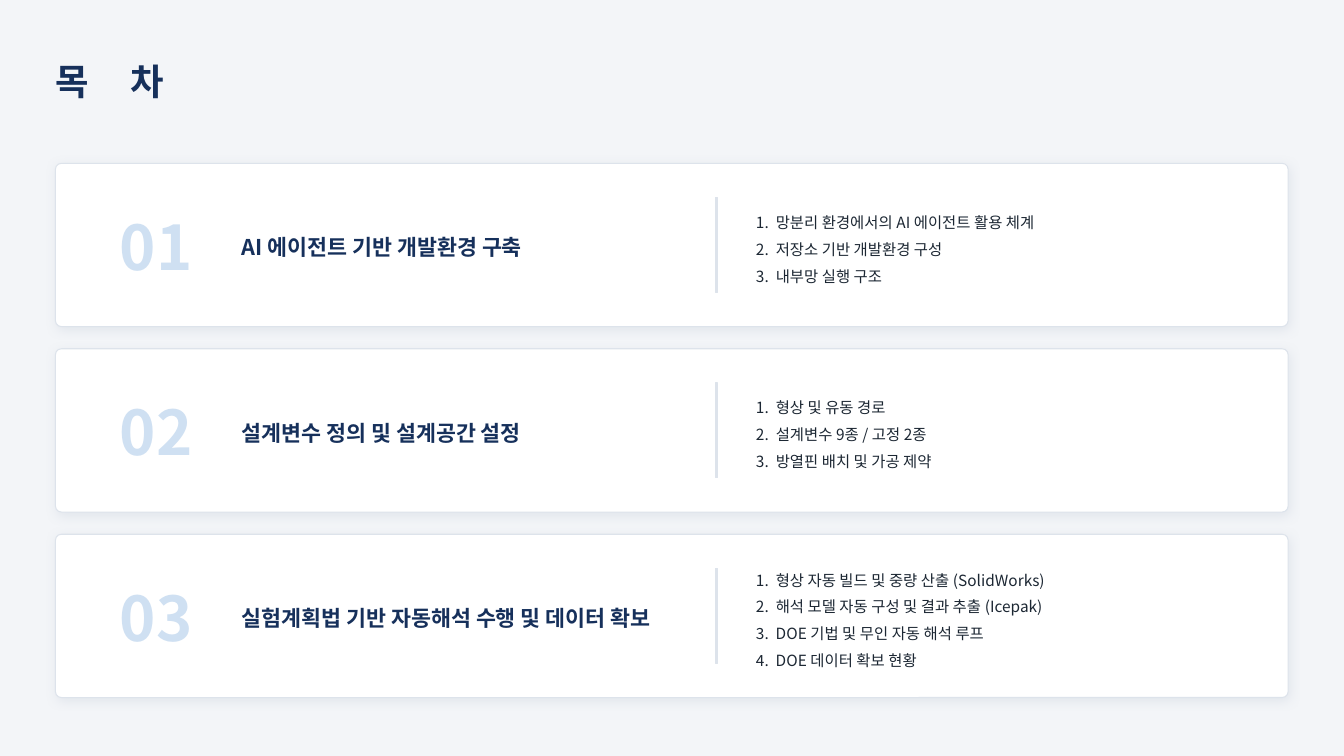
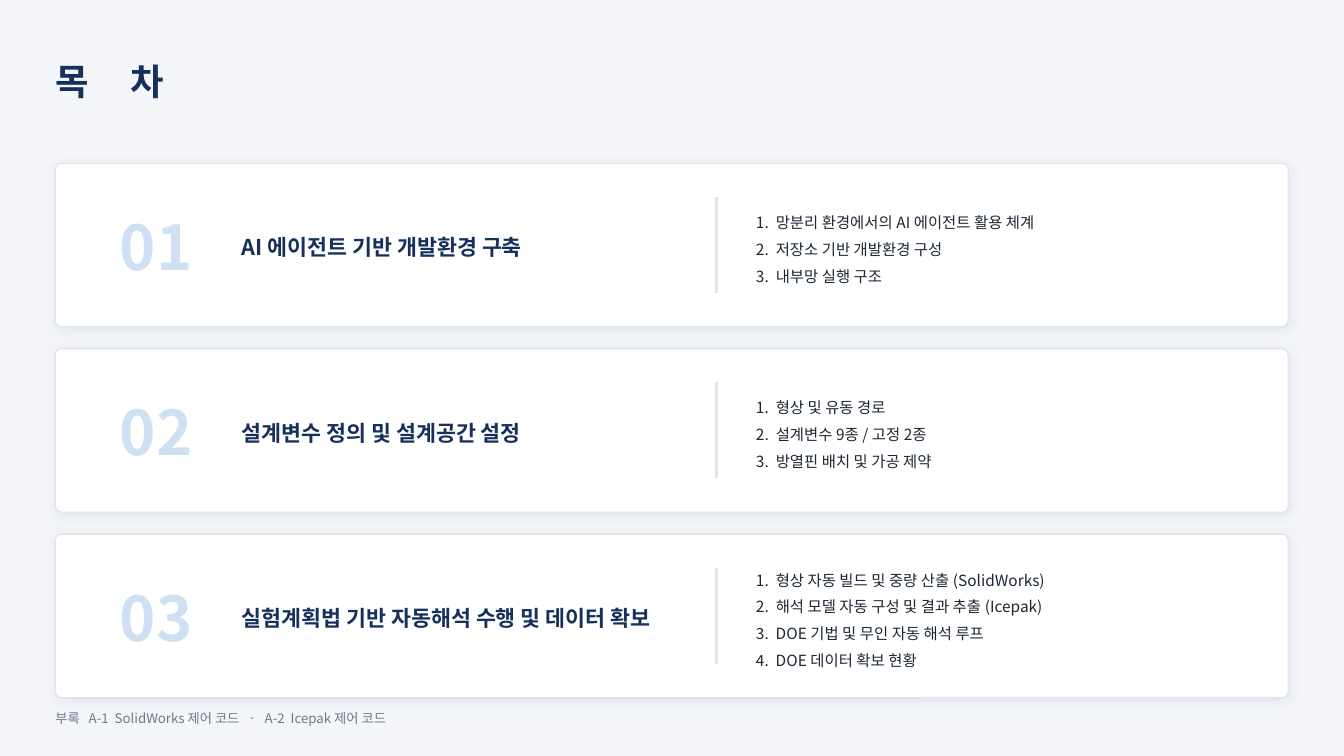
Before and after one commit to yjs9716/dddd, a slide deck: slide 2 of 1개월차_AI에이전트_활용방안_및_DOE결과.pptx. Drawn at 1344x756 pixels with LibreOffice and Linux fonts; fonts in the diff are those of the drawing. Boxes give left, top, right and bottom in pixels: in the first picture for what was removed or moved away, otherwise in the second. Text is boxed around its words. In the diff, an @@ line names an element or a change of style, - is before the commit and + after.

```diff
--- a/1개월차_AI에이전트_활용방안_및_DOE결과.pptx
+++ b/1개월차_AI에이전트_활용방안_및_DOE결과.pptx
@@ text added at (55,712,386,726), 9.5 pt, text #6B7A8F @@
+부록 A-1 SolidWorks 제어 코드 · A-2 Icepak 제어 코드
```
Also in this commit, not shown: 2 other slides changed, 2 slides added, 1 other file.
